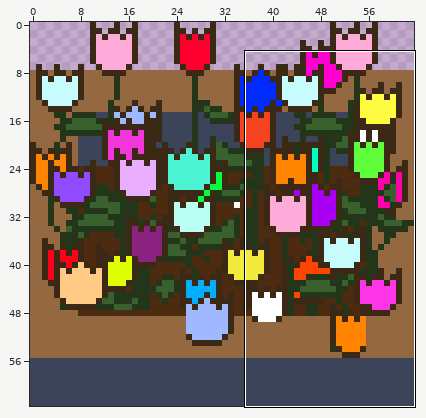
File history of a pixel-art sprite, assets/flowers.png. The picture above shows the old version from afar; the outline marks the close-up.
Close-up. Before the edit:
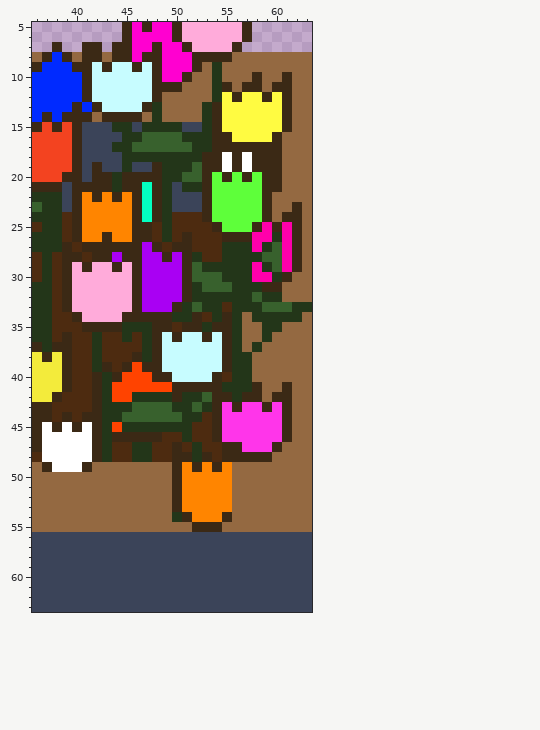
The file is 64x64 pixels. Pixels under 10% opacity are left out. Colours within 5 levels of each other are drawn and written as one. Shown: x 36..63, y 5..63. The commit also changed other parts of the picture, which this record leaves out.
Once edited:
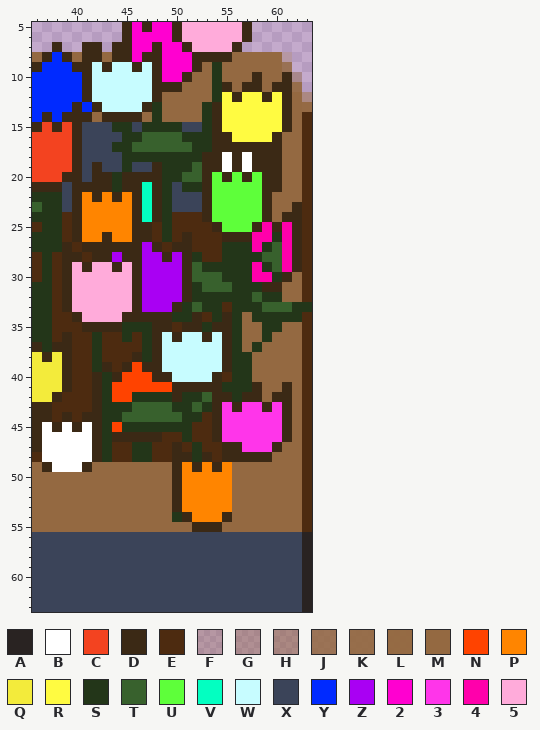
Palette (. is transparent): A #292322  B #ffffff  C #f34320  D #3b2915  E #4d2b10  F #9469414b  G #94694169  H #94694187  J #946941d8  K #946941ed  L #946941f9  M #946941  N #ff4300  P #ff8500  Q #f3eb3b  R #fffb41  S #233619  T #38612d  U #5eff3a  V #03ffc1  W #c7fcff  X #3b4459  Y #002aff  Z #a900f3  2 #ff00d0  3 #ff35ea  4 #ff00ab  5 #ffabda
Diff:
{"y":8,"x":61,"old":"MMM","new":"F.."}
{"y":9,"x":61,"old":"MMM","new":"J.."}
{"y":10,"x":62,"old":"MM","new":"G."}
{"y":11,"x":62,"old":"MM","new":"K."}
{"y":12,"x":63,"old":"M","new":"H"}
{"y":13,"x":63,"old":"M","new":"L"}
{"y":14,"x":63,"old":"M","new":"E"}
{"y":15,"x":63,"old":"M","new":"E"}
{"y":16,"x":63,"old":"M","new":"E"}
{"y":17,"x":63,"old":"M","new":"E"}
{"y":18,"x":63,"old":"M","new":"E"}
{"y":19,"x":63,"old":"M","new":"E"}
{"y":20,"x":63,"old":"M","new":"E"}
{"y":21,"x":63,"old":"M","new":"E"}
{"y":22,"x":63,"old":"M","new":"E"}
{"y":23,"x":63,"old":"M","new":"E"}
{"y":24,"x":63,"old":"M","new":"E"}
{"y":25,"x":63,"old":"M","new":"E"}
{"y":26,"x":63,"old":"M","new":"E"}
{"y":27,"x":63,"old":"M","new":"E"}
{"y":28,"x":63,"old":"M","new":"E"}
{"y":29,"x":63,"old":"M","new":"E"}
{"y":30,"x":63,"old":"M","new":"E"}
{"y":31,"x":63,"old":"M","new":"E"}
{"y":32,"x":63,"old":"M","new":"E"}
{"y":34,"x":63,"old":"M","new":"E"}
{"y":35,"x":63,"old":"M","new":"E"}
{"y":36,"x":63,"old":"M","new":"E"}
{"y":37,"x":63,"old":"M","new":"E"}
{"y":38,"x":63,"old":"M","new":"E"}
{"y":39,"x":63,"old":"M","new":"E"}
{"y":40,"x":63,"old":"M","new":"E"}
{"y":41,"x":63,"old":"M","new":"E"}
{"y":42,"x":63,"old":"M","new":"E"}
{"y":43,"x":63,"old":"M","new":"E"}
{"y":44,"x":63,"old":"M","new":"E"}
{"y":45,"x":63,"old":"M","new":"E"}
{"y":46,"x":63,"old":"M","new":"E"}
{"y":47,"x":63,"old":"M","new":"E"}
{"y":48,"x":63,"old":"M","new":"E"}
{"y":49,"x":63,"old":"M","new":"E"}
{"y":50,"x":63,"old":"M","new":"E"}
{"y":51,"x":63,"old":"M","new":"E"}
{"y":52,"x":63,"old":"M","new":"E"}
{"y":53,"x":63,"old":"M","new":"E"}
{"y":54,"x":63,"old":"M","new":"E"}
{"y":55,"x":63,"old":"M","new":"E"}
{"y":56,"x":63,"old":"X","new":"A"}
{"y":57,"x":63,"old":"X","new":"A"}
{"y":58,"x":63,"old":"X","new":"A"}
{"y":59,"x":63,"old":"X","new":"A"}
{"y":60,"x":63,"old":"X","new":"A"}
{"y":61,"x":63,"old":"X","new":"A"}
{"y":62,"x":63,"old":"X","new":"A"}
{"y":63,"x":63,"old":"X","new":"A"}
